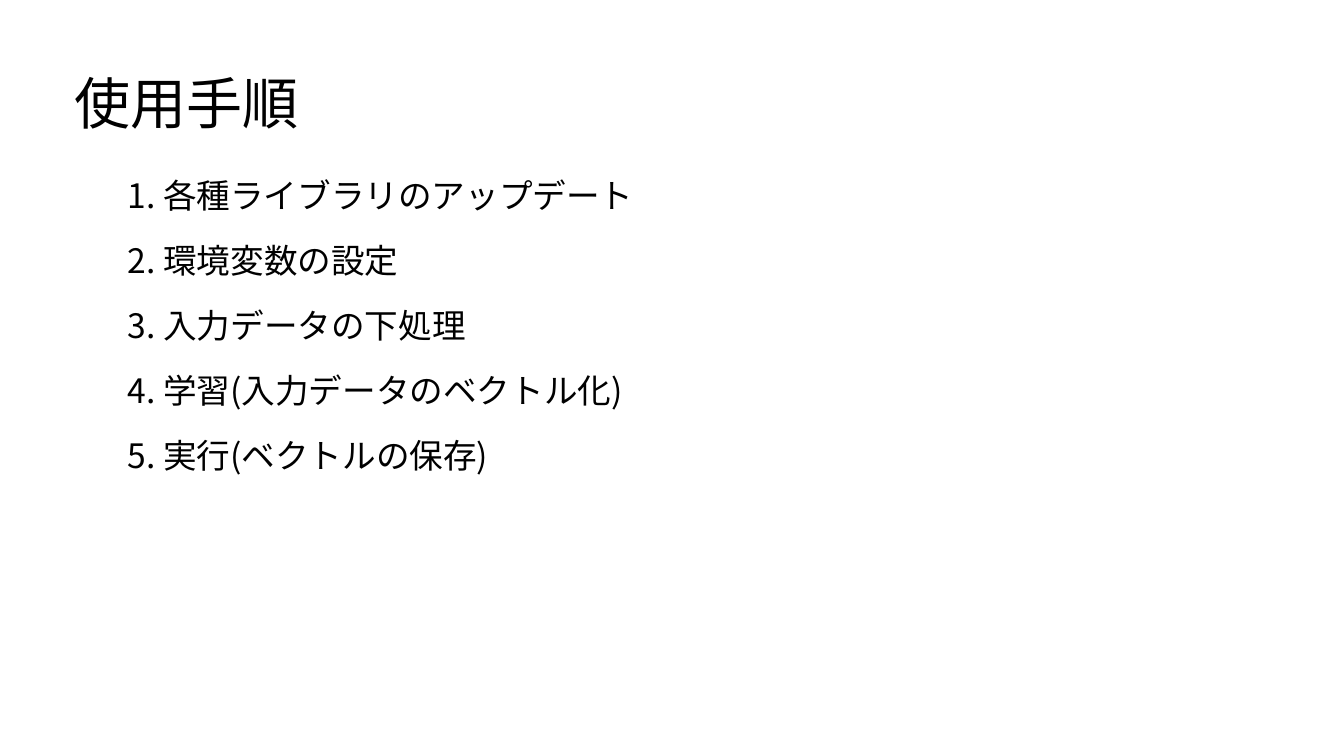
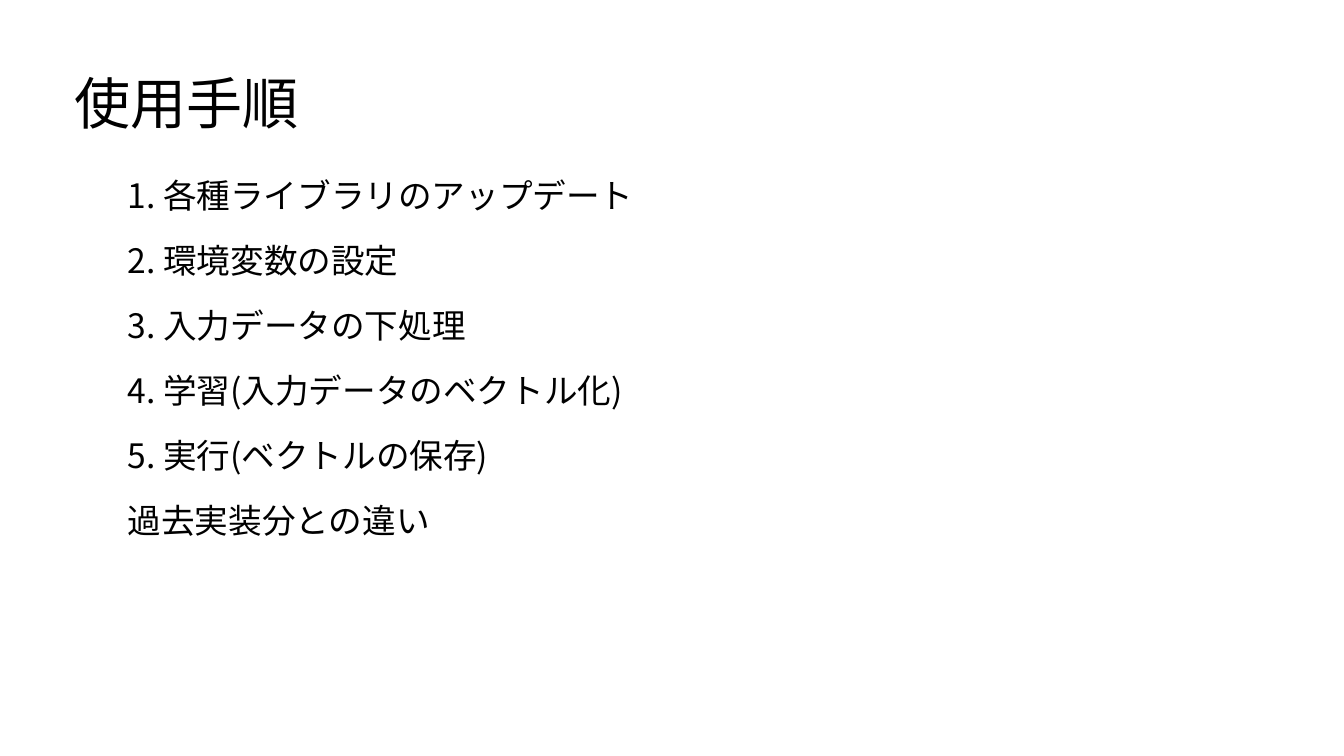
Before and after one commit to satetsu007/NLP_test, a slide deck: slide 2 of doc/Readme.pptx. Drawn at 1344x756 pixels with LibreOffice and Linux fonts; fonts in the diff are those of the drawing. Boxes give left, top, right and bottom in pixels: in the first picture for what was removed or moved away, otherwise in the second. Text is boxed around its words. In the diff, an @@ line names an element or a change of style, - is before the commit and + after.

```diff
--- a/doc/Readme.pptx
+++ b/doc/Readme.pptx
@@ text added at (128, 504, 430, 536), 24 pt, text #000000 @@
+過去実装分との違い
```
Also in this commit, not shown: 4 other slides changed, 1 slide added, 2 other files.
